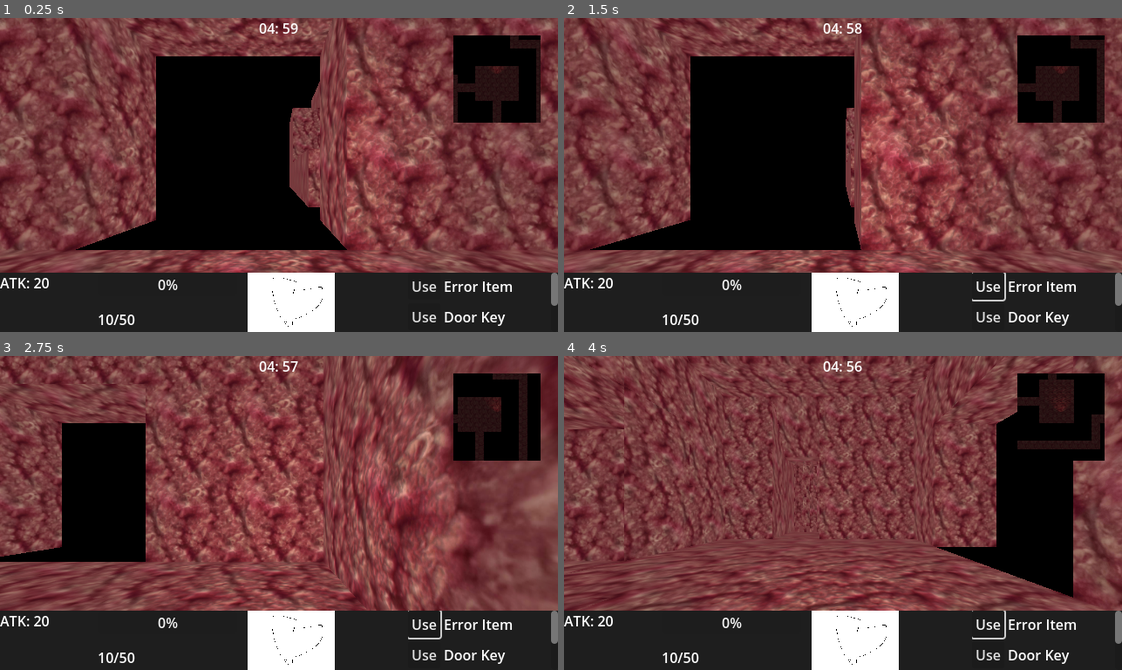
Above: before the commit, frames 1-4 (two rows, left to right).
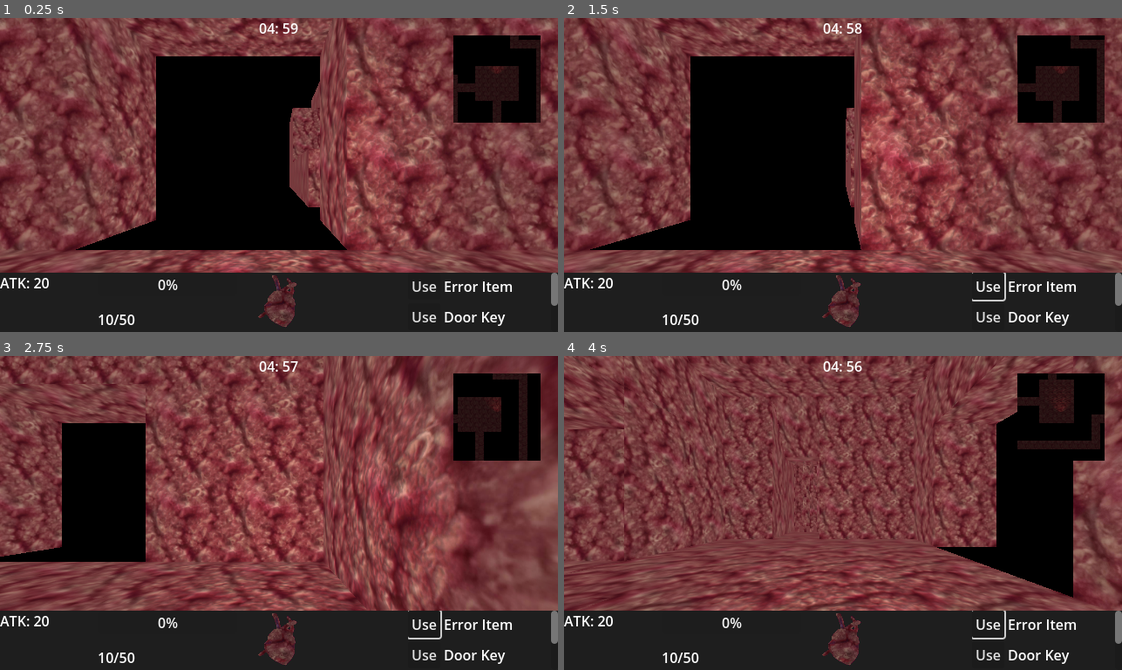
Above: after the commit, the same moments.

Repository: danielday-dev/dungeon-crawler-jam-2025
Game: Godot game, scene res://Levels/level.tscn
The game is run twice, just before and just after one commit, with the same random seed, the same clock (stepped at 60 frames per second) and the same inputs.
Inputs (mouse positions are in pixels of both pictures, inside the frame that each line leads up to):
- Up to frame 1 (0.25 s): no input
- Up to frame 2 (1.5 s): click "Use" at 0.5 s; tap Enter at 1.25 s; move the mouse to (965, 159) at 1.27 s; hold D (right) from 1.28 s (still down); tap Q (look_left) at 1.35 s; click (965, 159) at 1.42 s
- Up to frame 3 (2.75 s): move the mouse to (167, 528) at 2.02 s; release D (right) at 2.03 s; hold S (down) from 2.03 s (still down); tap E (look_right) at 2.1 s
- Up to frame 4 (4 s): move the mouse to (898, 443) at 2.77 s; release S (down) at 2.78 s; hold D (right) 2.78-3.53 s; tap Q (look_left) at 2.85 s; move the mouse to (815, 575) at 3.52 s; hold W (up) from 3.53 s (still down); tap E (look_right) at 3.6 s; click (815, 575) at 3.67 s

The runs differ from the first frame. In frame 1, 3.0% of the frame differs, in the area x 44-60%, y 81-100%; in frame 2, 3.0%; in frame 3, 3.0%; in frame 4, 3.0%.

Commit message:
refactor: Heart.

Diff:
--- a/Assets/UI/HUD/HUD.tscn
+++ b/Assets/UI/HUD/HUD.tscn
@@ -1,9 +1,9 @@
 [gd_scene load_steps=5 format=3 uid="uid://b15m2c5f4ov54"]
 
 [ext_resource type="Script" uid="uid://dnpap6hfh2pjb" path="res://Assets/UI/HUD/HUD.gd" id="1_brvsv"]
-[ext_resource type="Texture2D" uid="uid://cnvmh2xhw1b34" path="res://Assets/UI/Menus/MainMenu/heart.png" id="1_hfs2l"]
 [ext_resource type="Script" uid="uid://c2q1xfqncekp2" path="res://Assets/UI/HUD/interact_button.gd" id="2_ncpyi"]
 [ext_resource type="PackedScene" uid="uid://bsd4yf63bx4y" path="res://Assets/UI/Menus/Inventory/inventory.tscn" id="3_brvsv"]
+[ext_resource type="Texture2D" uid="uid://b2epu3dpkwd00" path="res://Assets/UI/HUD/heart.png" id="3_ncpyi"]
 
 [node name="HUD" type="Control"]
 layout_mode = 3
@@ -96,12 +96,12 @@
 
 [node name="HSplitContainer" type="HSplitContainer" parent="VSplitContainer/ColorRect/HSplitContainer/HSplitContainer"]
 layout_mode = 2
-split_offset = 100
+split_offset = 75
 dragging_enabled = false
 
 [node name="TextureRect" type="TextureRect" parent="VSplitContainer/ColorRect/HSplitContainer/HSplitContainer/HSplitContainer"]
 layout_mode = 2
-texture = ExtResource("1_hfs2l")
+texture = ExtResource("3_ncpyi")
 expand_mode = 2
 stretch_mode = 6
 
--- a/Assets/UI/Menus/MainMenu/MainMenu.tscn
+++ b/Assets/UI/Menus/MainMenu/MainMenu.tscn
@@ -1,8 +1,8 @@
 [gd_scene load_steps=4 format=3 uid="uid://cgsehtogg3vj0"]
 
 [ext_resource type="Script" uid="uid://dvjkng53h6x7x" path="res://Assets/UI/Menus/MainMenu/MainMenu.gd" id="1_8tk1w"]
-[ext_resource type="Texture2D" uid="uid://cnvmh2xhw1b34" path="res://Assets/UI/Menus/MainMenu/heart.png" id="1_h1klf"]
 [ext_resource type="Texture2D" uid="uid://dqbk83h5sjgm8" path="res://Assets/UI/Menus/MainMenu/title.png" id="1_jgaae"]
+[ext_resource type="Texture2D" uid="uid://b2epu3dpkwd00" path="res://Assets/UI/HUD/heart.png" id="2_8tk1w"]
 
 [node name="MainMenu" type="Control"]
 layout_mode = 3
@@ -49,7 +49,7 @@
 
 [node name="HeartTexture" type="TextureRect" parent="HSplit/VSplit"]
 layout_mode = 2
-texture = ExtResource("1_h1klf")
+texture = ExtResource("2_8tk1w")
 expand_mode = 1
 
 [node name="VSplit2" type="VSplitContainer" parent="HSplit"]
Binary file added: Assets/UI/HUD/heart.png
Not shown, added: Assets/UI/HUD/heart.png.import
